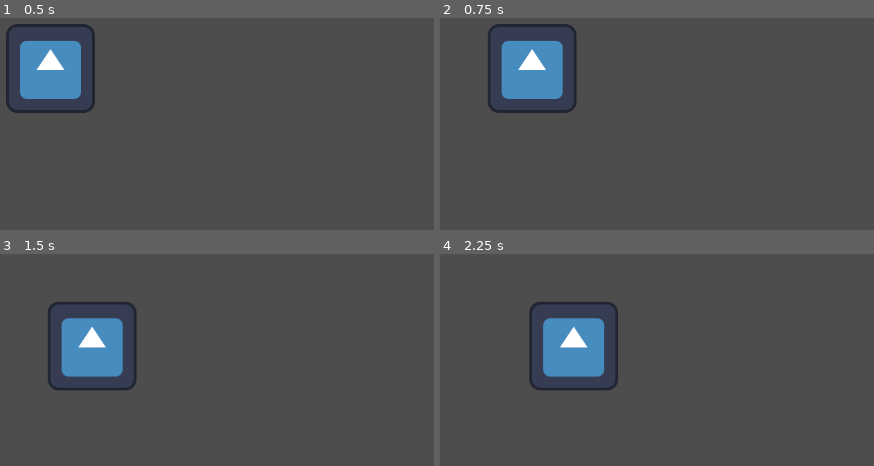
Above: before the commit, frames 1-4 (two rows, left to right).
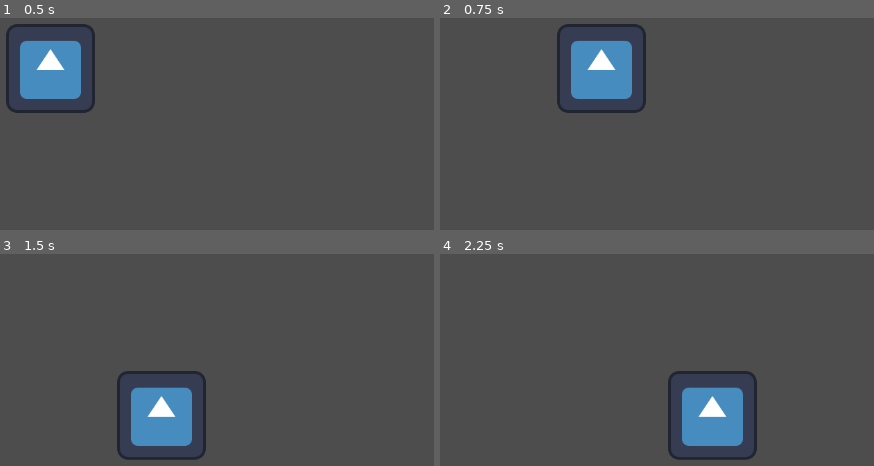
Above: after the commit, the same moments.

Repository: bogdanzembal227-rgb/Freakbob-Hackaton
Game: Godot game, scene res://test_map/map.tscn
Same seed, same stepped clock (60 frames per second), same inputs: the game is played once before the commit and once after it. The engine's default icon, where the game draws it, is replaced by a stand-in: a white triangle on a blue panel in a dark square.
Inputs:
- Up to frame 1 (0.5 s): no input
- Up to frame 2 (0.75 s): tap Enter at 0.5 s; hold Right (ui_right) from 0.53 s (still down)
- Up to frame 3 (1.5 s): tap R (restart, bound only after the commit) at 1.25 s; release Right (ui_right) at 1.28 s; hold Down (ui_down) from 1.28 s (still down)
- Up to frame 4 (2.25 s): tap R (restart, bound only after the commit) at 2 s; release Down (ui_down) at 2.03 s; hold Right (ui_right) from 2.03 s (still down)

Frame 1 is identical in both runs. In frame 2, 9.3% of the frame differs, in the area x 11-48%, y 2-45%; in frame 3, 9.9%; in frame 4, 9.9%, in the area x 20-74%, y 22-98%.

Commit message:
на всякий якшо передумаю

Diff:
--- /dev/null
+++ b/хакатон/MC related/ghost/ghost.tscn
@@ -0,0 +1,33 @@
+[gd_scene format=3 uid="uid://btombpl6oh2pf"]
+
+[ext_resource type="Texture2D" uid="uid://80svftcg0e7w" path="res://icon.svg" id="1_j87b6"]
+[ext_resource type="Script" uid="uid://dg4uykvkcvkpi" path="res://scripts/ghost.gd" id="1_obkeg"]
+
+[node name="Ghost" type="CharacterBody2D" unique_id=732497298]
+script = ExtResource("1_obkeg")
+
+[node name="Sprite2D" type="Sprite2D" parent="." unique_id=1915284591]
+modulate = Color(0.84705883, 1, 0.9529412, 0.7058824)
+texture_filter = 1
+scale = Vector2(0.1, 0.1)
+texture = ExtResource("1_j87b6")
+
+[node name="up" type="RayCast2D" parent="." unique_id=118504668]
+position = Vector2(0, -8)
+target_position = Vector2(0, -8)
+hit_from_inside = true
+
+[node name="down" type="RayCast2D" parent="." unique_id=1689125034]
+position = Vector2(0, 8)
+target_position = Vector2(0, 8)
+hit_from_inside = true
+
+[node name="left" type="RayCast2D" parent="." unique_id=1801884237]
+position = Vector2(-8, 0)
+target_position = Vector2(-8, 0)
+hit_from_inside = true
+
+[node name="right" type="RayCast2D" parent="." unique_id=2130986334]
+position = Vector2(8, 0)
+target_position = Vector2(8, 0)
+hit_from_inside = true
--- a/хакатон/globals/Move History.gd
+++ b/хакатон/globals/Move History.gd
@@ -1 +1,5 @@
 extends Node
+class_name History
+
+static var last_try: Array[Vector2] = []
+static var this_try: Array[Vector2] = []
--- a/хакатон/project.godot
+++ b/хакатон/project.godot
@@ -15,6 +15,18 @@
 config/features=PackedStringArray("4.6", "Forward Plus")
 config/icon="res://icon.svg"
 
+[autoload]
+
+MoveHistory="*uid://cjjodgahg0xcg"
+
+[input]
+
+restart={
+"deadzone": 0.2,
+"events": [Object(InputEventKey,"resource_local_to_scene":false,"resource_name":"","device":-1,"window_id":0,"alt_pressed":false,"shift_pressed":false,"ctrl_pressed":false,"meta_pressed":false,"pressed":false,"keycode":0,"physical_keycode":82,"key_label":0,"unicode":114,"location":0,"echo":false,"script":null)
+]
+}
+
 [physics]
 
 3d/physics_engine="Jolt Physics"
--- a/хакатон/scripts/character.gd
+++ b/хакатон/scripts/character.gd
@@ -1,8 +1,10 @@
 extends CharacterBody2D
+class_name Player
 
-const tile_size: Vector2= Vector2(6,6)
+const tile_size: Vector2= Vector2(16,16)
 var sprite_node_pos_tween: Tween
 var is_moving: bool = false
+var is_player: bool = true
 
 func _physics_process(delta: float) -> void:
 	if not is_moving:
@@ -18,6 +20,8 @@
 func _move(dir: Vector2):
 	is_moving = true
 	global_position += dir*tile_size
+	if is_player:
+		History.this_try.append(global_position)
 	$Sprite2D.global_position -= dir *tile_size
 
 	if sprite_node_pos_tween:
@@ -25,6 +29,16 @@
 	var sprite_node_pos_tween = create_tween()
 	sprite_node_pos_tween.set_process_mode(Tween.TWEEN_PROCESS_PHYSICS)
 	sprite_node_pos_tween.set_trans(Tween.TRANS_SINE)
-	sprite_node_pos_tween.tween_property($Sprite2D,"global_position",global_position,0.1)
+	sprite_node_pos_tween.tween_property($Sprite2D,"global_position",global_position,0.2)
 	await sprite_node_pos_tween.finished
 	is_moving = false
+
+
+#func get_closest_tile_from_player():
+	#var minimum_distance_tile: Vector2
+	#minimum_distance_tile = History.this_try.pop_back() - History.last_try.pop_back()
+	#for i in History.last_try.size():
+		#if global_position - (Vector2.ZERO+History.last_try[i])<minimum_distance_tile:
+			#minimum_distance_tile = History.last_try[i]
+	#print("minimum_distance_tile")
+	#return minimum_distance_tile
--- /dev/null
+++ b/хакатон/scripts/ghost.gd
@@ -0,0 +1,24 @@
+extends Player
+
+var path: Array[Vector2]
+var start_pos: Vector2
+func _ready() -> void:
+	is_player = false
+	_ghost_loop()
+
+var running := true
+
+func _physics_process(delta: float) -> void:
+	pass
+
+func _ghost_loop() -> void:
+	while running:
+		start_pos = Vector2.ZERO
+		for i in min(5, path.size()):
+			global_position = start_pos
+			if not running:
+				return
+			_move((path[i]-start_pos)/tile_size)
+			start_pos = path[i]
+			await get_tree().create_timer(0.5).timeout
+		await get_tree().create_timer(0.4).timeout
--- /dev/null
+++ b/хакатон/scripts/maze_generator.gd
@@ -0,0 +1 @@
+extends Node
--- /dev/null
+++ b/хакатон/test_map/map.gd
@@ -0,0 +1,17 @@
+extends Node2D
+#
+#@export var ghost_scene: PackedScene = preload("uid://btombpl6oh2pf")
+#
+#func _unhandled_input(event: InputEvent) -> void:
+	#if Input.is_action_just_pressed("restart"):
+		#History.last_try = History.this_try
+		#spawn_ghost()
+		#History.this_try.clear()
+		#
+		#
+#
+#func spawn_ghost():
+	#var ghost = ghost_scene.instantiate()
+	#ghost.path = History.last_try.duplicate()
+	#print(ghost.path)
+	#add_child(ghost)
--- a/хакатон/test_map/map.tscn
+++ b/хакатон/test_map/map.tscn
@@ -1,8 +1,10 @@
 [gd_scene format=3 uid="uid://cpbjj4c8hdw0a"]
 
 [ext_resource type="PackedScene" uid="uid://b1rpvtuhwy4pn" path="res://MC related/character.tscn" id="1_ac0vu"]
+[ext_resource type="Script" uid="uid://b814xpe64lpja" path="res://test_map/map.gd" id="1_bx8f5"]
 
 [node name="Map" type="Node2D" unique_id=1871153154]
+script = ExtResource("1_bx8f5")
 
 [node name="Camera2D" type="Camera2D" parent="." unique_id=1024390194]
 zoom = Vector2(10, 10)
Not shown, added: хакатон/scripts/ghost.gd.uid
Not shown, added: хакатон/scripts/maze_generator.gd.uid
Not shown, added: хакатон/test_map/map.gd.uid
Not shown, added: хакатон/MC related/ghost/ghost.tscn17111916626.tmp
Not shown, added: хакатон/test_map/map.tscn16358263051.tmp
Not shown, added: хакатон/test_map/map.tscn16364747417.tmp
